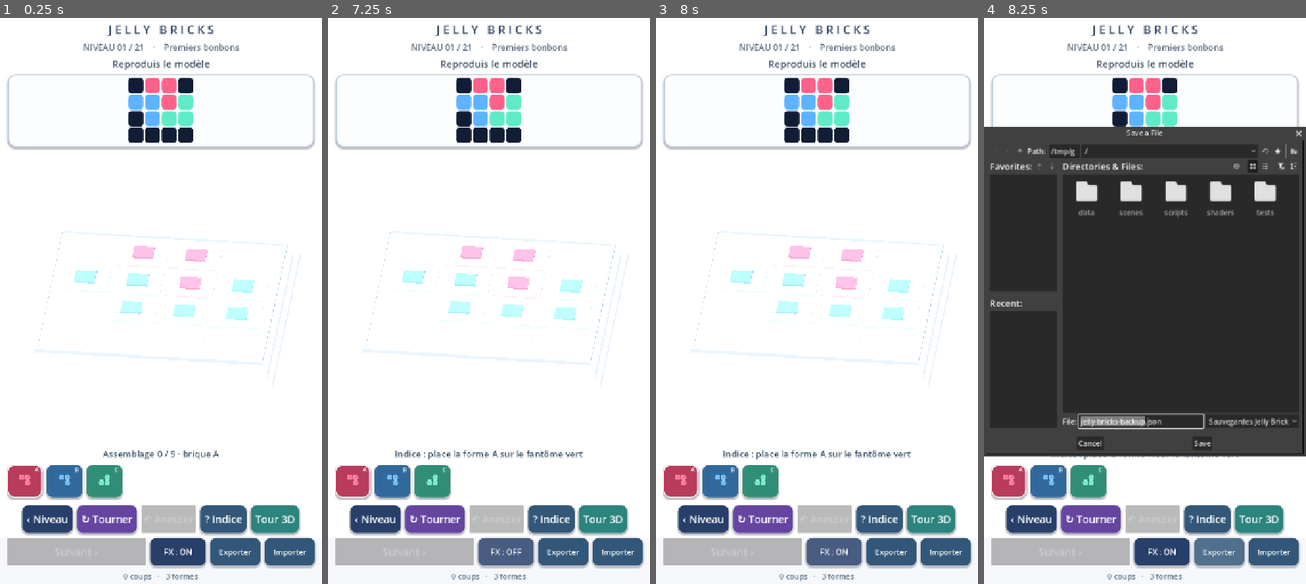
Above: before the commit, frames 1-4 (left to right).
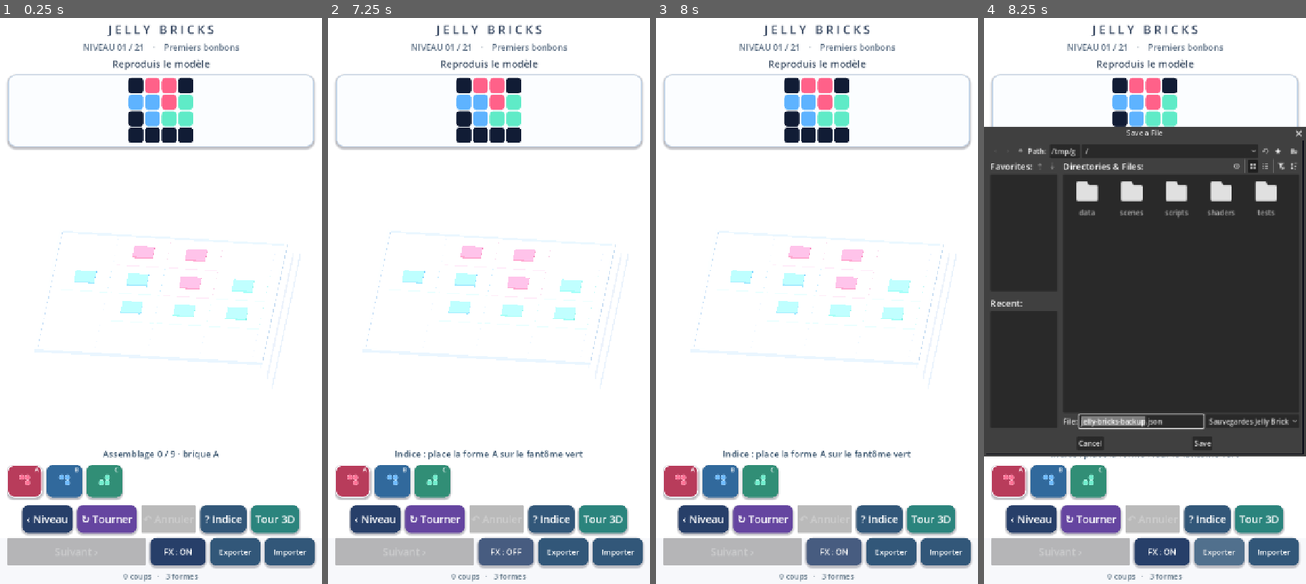
Above: after the commit, the same moments.

Repository: dbrckk/Jelly-bricks
Game: Godot game, scene res://scenes/main.tscn
The game is run twice, just before and just after one commit, with the same random seed, the same clock (stepped at 60 frames per second) and the same inputs.
Inputs (mouse positions are in pixels of both pictures, inside the frame that each line leads up to):
- Up to frame 1 (0.25 s): no input
- Up to frame 2 (7.25 s): click (353, 482) at 0.52 s; click (392, 482) at 1.27 s; click (431, 482) at 2.02 s; click "‹ Niveau" at 2.75 s; click "↻ Tourner" at 3.5 s; click "? Indice" at 4.25 s; click "Tour 3D" at 5 s; click "‹ Puzzles" at 5.75 s; click "FX : ON" at 6.5 s
- Up to frame 3 (8 s): click "FX : OFF" at 7.25 s
- Up to frame 4 (8.25 s): click "Exporter" at 8 s

Frames 1-3 are identical in both runs. In frame 4, 0.8% of the frame differs, in the area x 1-98%, y 22-76%.

Commit message:
perf(godot): skip unused moving glint on studio 3D shader

Diff:
--- a/native-godot/shaders/jelly.gdshader
+++ b/native-godot/shaders/jelly.gdshader
@@ -163,14 +163,17 @@
     // A slow, thin studio-light reflection travels across the sculpted
     // candy surface. Uses local coordinates and TIME; no textures, extra
     // lights, screen sampling or per-frame script updates on Android.
-    float sweep = fract(TIME * .125 + jelly_local.x * .20 +
-        jelly_local.z * .075);
-    float polished_strip = 1.0 - smoothstep(.0, .15, abs(sweep - .55));
-    float glint = polished_strip * sheen * detail *
-        (0.09 + height_grad * .13) * smoothstep(.17, .85, facing);
-    // The reference is stationary product lighting, not a moving LED
-    // band crossing every real brick. Keep legacy puzzle animation only.
-    base += vec3(.96, .98, 1.0) * glint * (1.0 - studio_glass);
+    // Studio materials have no moving glint. Avoid evaluating TIME,
+    // fract and its band smoothsteps in their fragment shader path.
+    if (studio_glass < .001) {
+        float sweep = fract(TIME * .125 + jelly_local.x * .20 +
+            jelly_local.z * .075);
+        float polished_strip = 1.0 - smoothstep(.0, .15,
+            abs(sweep - .55));
+        float glint = polished_strip * sheen * detail *
+            (0.09 + height_grad * .13) * smoothstep(.17, .85, facing);
+        base += vec3(.96, .98, 1.0) * glint;
+    }
     // A misplaced piece stays recognizably its own candy color.
     // Only its rim takes a restrained, amber backlit accent.
     // Studio pieces have slightly denser dyed sides, a polished top and
